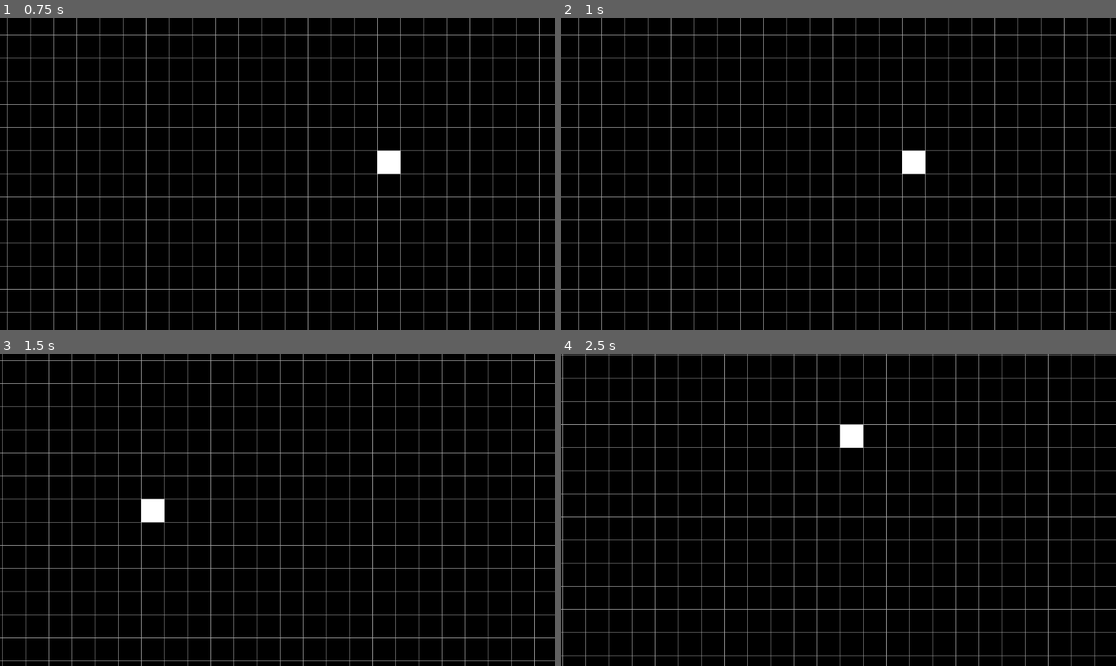
Above: before the commit, frames 1-4 (two rows, left to right).
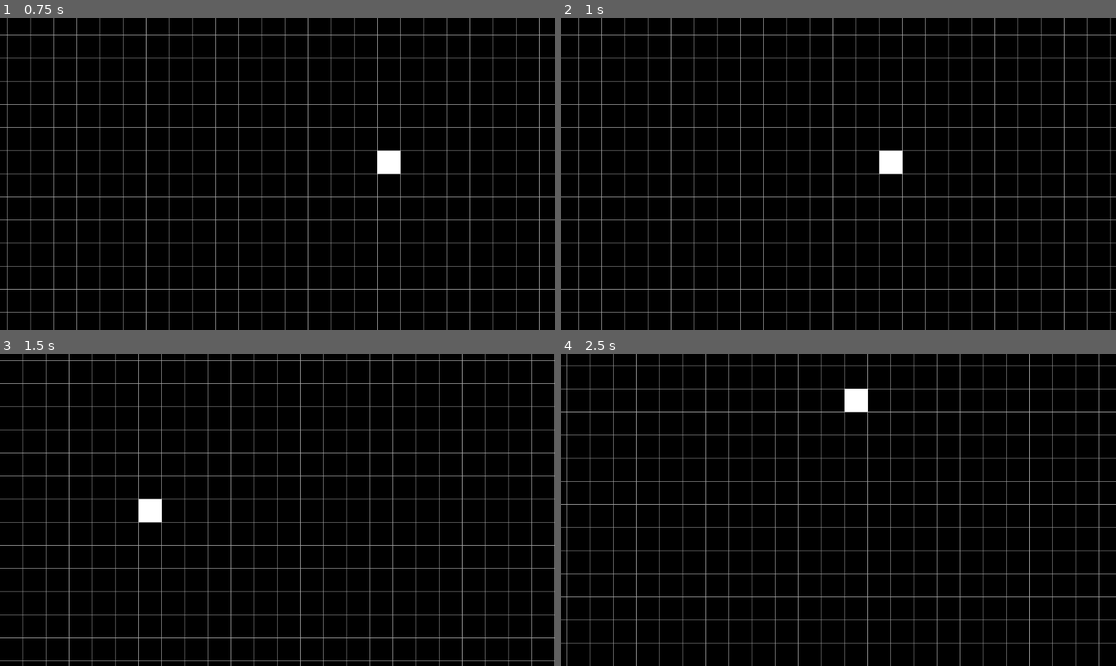
Above: after the commit, the same moments.

Repository: jevonsp/game-collection
Game: Godot game, scene res://life/conway's_game_of_life.tscn
Same seed, same stepped clock (60 frames per second), same inputs: the game is played once before the commit and once after it. This scene is started directly instead of the project's main scene.
Inputs (mouse positions are in pixels of both pictures, inside the frame that each line leads up to):
- Up to frame 1 (0.75 s): tap Enter (ui_accept) at 0.5 s; move the mouse to (399, 158) at 0.52 s; hold D (right) from 0.53 s (still down); hold Enter (ui_accept) from 0.53 s (still down); click (399, 158) at 0.67 s
- Up to frame 2 (1 s): keep holding D (right); keep holding Enter (ui_accept)
- Up to frame 3 (1.5 s): move the mouse to (166, 525) at 1.27 s; release D (right) at 1.28 s; release Enter (ui_accept) at 1.28 s; hold S (down) from 1.28 s (still down); tap Enter (ui_accept) at 1.35 s; click (166, 525) at 1.42 s
- Up to frame 4 (2.5 s): tap Enter (ui_accept) at 1.52, 1.82 s; move the mouse to (894, 441) at 2.02 s; release S (down) at 2.03 s; hold D (right) from 2.03 s (still down); hold Enter (ui_accept) from 2.03 s (still down); click (894, 441) at 2.17 s

Frame 1 is identical in both runs. In frame 2, 0.6% of the frame differs, in the area x 57-66%, y 42-51%; in frame 3, 6.9%; in frame 4, 15%, in the area x 0-100%, y 0-100%.

Commit message:
GoL Dict Lookup > Array

Diff:
--- a/front_end.tscn
+++ b/front_end.tscn
@@ -45,3 +45,7 @@
 [node name="simon" type="Button" parent="ScrollContainer/VBoxContainer" groups=["buttons"]]
 layout_mode = 2
 text = "Simon"
+
+[node name="life" type="Button" parent="ScrollContainer/VBoxContainer" groups=["buttons"]]
+layout_mode = 2
+text = "Conway's Game of LIfe"
--- a/life/character_body_2d.gd
+++ b/life/character_body_2d.gd
@@ -1,7 +1,7 @@
 extends CharacterBody2D
 signal camera_updated
 @export_subgroup("Movement Stats")
-@export var move_speed := 300.0
+@export var move_speed := 600.0
 @export var acceleration := 1500.0
 @export var friction := 1200.0
 @onready var camera_2d: Camera2D = $Camera2D
--- a/life/life.gd
+++ b/life/life.gd
@@ -7,32 +7,27 @@
 	Vector2(-1,  0),                 Vector2(1,  0),
 	Vector2(-1,  1), Vector2(0,  1), Vector2(1,  1),
 ]
+
 @export var grid_size: Vector2 = Vector2(48, 48)
-var occupied_cells: Array[Vector2] = []
+
+var occupied_cells: Dictionary = {}
+
 @onready var camera_body: CharacterBody2D = $CameraBody
 @onready var camera_2d: Camera2D = $CameraBody/Camera2D
 @onready var viewport: Viewport = get_viewport()
 
 func _ready() -> void:
-	if camera_body:
-		camera_body.camera_updated.connect(update_grid)
+	camera_body.camera_updated.connect(update_grid)
 
 func _input(event: InputEvent) -> void:
-	if event is InputEventMouseButton:
-		if event.button_index == MOUSE_BUTTON_LEFT and event.pressed:
-			var grid_position = get_grid_mouse_position()
-			if grid_position in occupied_cells:
-				return
-			else:
-				occupied_cells.append(grid_position)
-			update_grid()
-		if event.button_index == MOUSE_BUTTON_RIGHT and event.pressed:
-			var grid_position = get_grid_mouse_position()
-			if grid_position not in occupied_cells:
-				return
-			else:
-				occupied_cells.erase(grid_position)
-			update_grid()
+	if event is InputEventMouseButton and event.pressed:
+		var cell := get_grid_mouse_position()
+		if event.button_index == MOUSE_BUTTON_LEFT:
+			occupied_cells[cell] = true
+		elif event.button_index == MOUSE_BUTTON_RIGHT:
+			occupied_cells.erase(cell)
+		update_grid()
+
 	if event.is_action_pressed("ui_accept"):
 		advance_game_state()
 
@@ -41,9 +36,6 @@
 	draw_squares()
 
 func draw_grid():
-	if not camera_2d:
-		return
-
 	var viewport_size = get_viewport_rect().size
 	var camera_pos = camera_2d.position
 	var camera_zoom = camera_2d.zoom
@@ -58,31 +50,23 @@
 	var end_x = ceil(extended_bottom_right.x / grid_size.x) * grid_size.x
 
 	for x in range(start_x, end_x + grid_size.x, grid_size.x):
-		draw_line(
-			Vector2(x, extended_top_left.y),
-			Vector2(x, extended_bottom_right.y),
-			grid_color
-		)
+		draw_line(Vector2(x, extended_top_left.y), Vector2(x, extended_bottom_right.y), grid_color)
 
 	var start_y = floor(extended_top_left.y / grid_size.y) * grid_size.y
 	var end_y = ceil(extended_bottom_right.y / grid_size.y) * grid_size.y
 
 	for y in range(start_y, end_y + grid_size.y, grid_size.y):
-		draw_line(
-			Vector2(extended_top_left.x, y),
-			Vector2(extended_bottom_right.x, y),
-			grid_color
-		)
+		draw_line(Vector2(extended_top_left.x, y), Vector2(extended_bottom_right.x, y), grid_color)
 
 func draw_squares():
-	for i in occupied_cells:
-		draw_rect(Rect2((Vector2(i) * grid_size), grid_size), Color.WHITE)
+	for cell in occupied_cells.keys():
+		draw_rect(Rect2(cell * grid_size, grid_size), Color.WHITE)
 
 func update_grid() -> void:
 	queue_redraw()
 
 func get_world_mouse_pos() -> Vector2:
-	var mouse_pos = get_viewport().get_mouse_position()
+	var mouse_pos = viewport.get_mouse_position()
 	var cam_pos = camera_body.global_position
 	return cam_pos + (mouse_pos - Vector2(viewport.size / 2)) / camera_2d.zoom
 
@@ -96,30 +80,27 @@
 func get_occupied_neighbors(cell: Vector2) -> int:
 	var count := 0
 	for offset in NEIGHBOR_OFFSETS:
-		if cell + offset in occupied_cells:
+		if occupied_cells.has(cell + offset):
 			count += 1
 	return count
 
 func advance_game_state():
-	var new_occupied: Array[Vector2] = []
+	var next_state: Dictionary = {}
 	var candidates: Dictionary = {}
 
-	# 1. Survival / death
-	for cell in occupied_cells:
+	for cell:Vector2 in occupied_cells.keys():
 		var n := get_occupied_neighbors(cell)
 		if n == 2 or n == 3:
-			new_occupied.append(cell)
+			next_state[cell] = true
 
-		# Track empty neighbors as birth candidates
 		for offset:Vector2 in NEIGHBOR_OFFSETS:
 			var candidate := cell + offset
-			if candidate not in occupied_cells:
+			if not occupied_cells.has(candidate):
 				candidates[candidate] = true
 
-	# 2. Births
 	for cell in candidates.keys():
 		if get_occupied_neighbors(cell) == 3:
-			new_occupied.append(cell)
+			next_state[cell] = true
 
-	occupied_cells = new_occupied
+	occupied_cells = next_state
 	update_grid()
